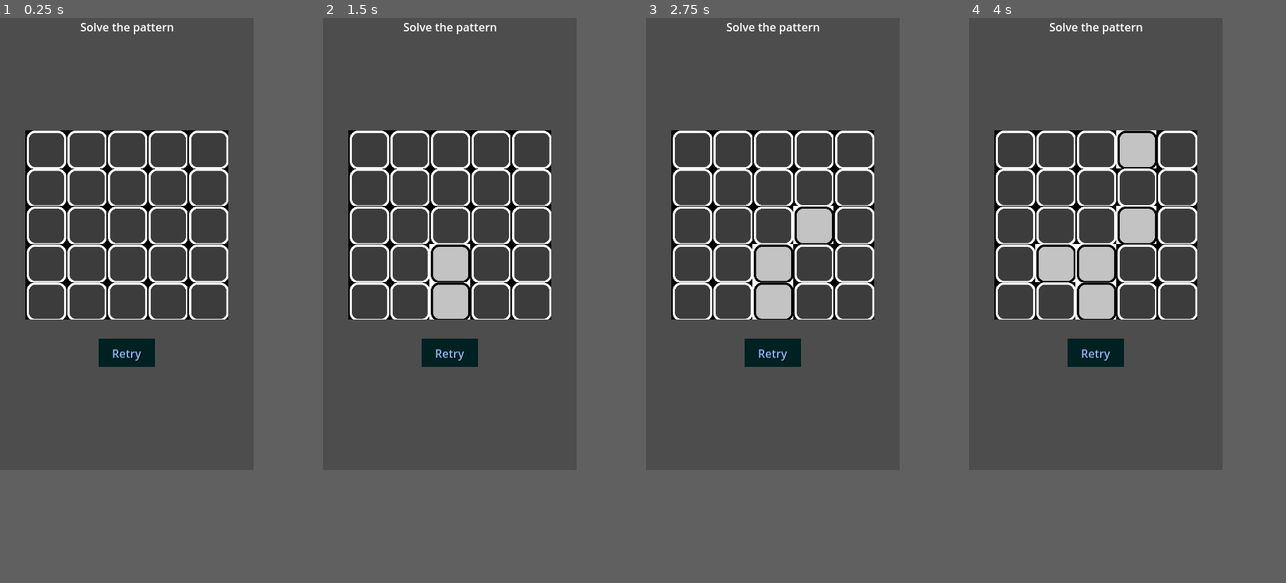
Above: before the commit, frames 1-4 (left to right).
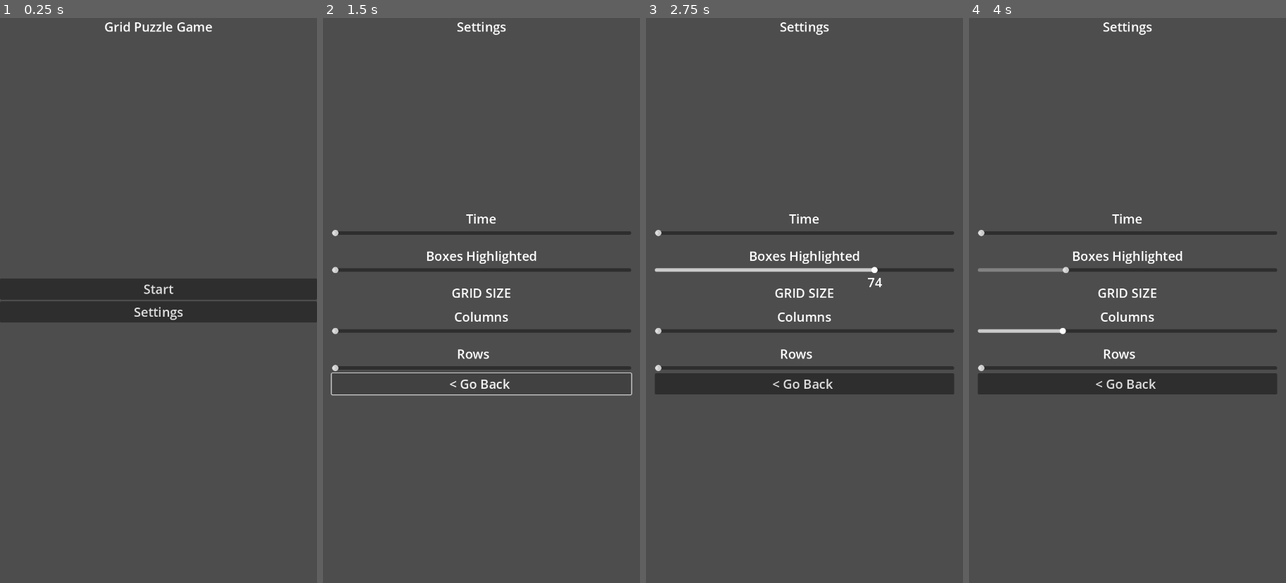
Above: after the commit, the same moments.

Repository: muhammadsaleh14/GridPuzzleGameGodot
Game: Godot game, scene res://assets/main_menu.tscn
The game is run twice, just before and just after one commit, with the same random seed, the same clock (stepped at 60 frames per second) and the same inputs. Before the commit the project starts from res://main.tscn.
Inputs (mouse positions are in pixels of both pictures, inside the frame that each line leads up to):
- Up to frame 1 (0.25 s): no input
- Up to frame 2 (1.5 s): click (449, 255) at 0.5 s, where only the run after the commit has a clickable "Settings"; click (449, 311) at 1.25 s, where only the run after the commit has a clickable "< Go Back"
- Up to frame 3 (2.75 s): move the mouse to (829, 221) at 2.02 s; press the mouse at (829, 221) at 2.03 s
- Up to frame 4 (4 s): tap Enter at 2.75 s; move the mouse to (1045, 266) at 2.77 s; release the mouse at (1045, 266) at 2.78 s; click (1045, 266) at 2.85 s; tap Space at 3.5 s; move the mouse to (1121, 142) at 3.52 s; press the mouse at (1121, 142) at 3.53 s
In our replay, the window is 360x640 before the commit and 450x800 after it. These sizes can differ from the game's own. Grey fills any space a smaller window leaves; there, only what the larger window draws over its background counts as a difference.

The runs differ from the first frame. In frame 1, 9.7% of the frame differs, in the area x 0-100%, y 0-62%; in frame 2, 10%; in frame 3, 14%; in frame 4, 15%, in the area x 2-98%, y 0-67%.
Error after the commit: Parse Error: There is already a variable named "err" declared in this scope. (res://scripts/settings.gd:18)

Commit message:
changing save method

Diff:
--- a/assets/main_menu.tscn
+++ b/assets/main_menu.tscn
@@ -1,7 +1,8 @@
-[gd_scene load_steps=7 format=3 uid="uid://dko01urihrmd0"]
+[gd_scene load_steps=8 format=3 uid="uid://dko01urihrmd0"]
 
 [ext_resource type="Texture2D" uid="uid://blpsmfngmy7g0" path="res://textures/block.tres" id="1_6hca5"]
 [ext_resource type="Script" path="res://scripts/main_menu.gd" id="1_8447g"]
+[ext_resource type="Theme" uid="uid://d16l6kwqf0nby" path="res://fontTheme/new_theme.tres" id="3_xy72n"]
 
 [sub_resource type="CanvasItemMaterial" id="CanvasItemMaterial_enbc7"]
 particles_animation = true
@@ -49,7 +50,8 @@
 
 [node name="GPUParticles2D" type="GPUParticles2D" parent="Node2D"]
 material = SubResource("CanvasItemMaterial_enbc7")
-position = Vector2(184, -75)
+position = Vector2(357, -57)
+scale = Vector2(2.92169, 0.0508408)
 amount = 60
 process_material = SubResource("ParticleProcessMaterial_esn15")
 texture = ExtResource("1_6hca5")
@@ -57,23 +59,22 @@
 
 [node name="VBoxContainer" type="VBoxContainer" parent="."]
 layout_mode = 1
-anchors_preset = 8
-anchor_left = 0.5
+anchors_preset = 14
 anchor_top = 0.5
-anchor_right = 0.5
+anchor_right = 1.0
 anchor_bottom = 0.5
-offset_left = -68.0
-offset_top = -46.5
-offset_right = 68.0
-offset_bottom = 46.5
+offset_top = -33.0
+offset_bottom = 33.0
 grow_horizontal = 2
 grow_vertical = 2
 
 [node name="MarginContainer2" type="MarginContainer" parent="VBoxContainer"]
 layout_mode = 2
+size_flags_vertical = 4
 
 [node name="Start" type="Button" parent="VBoxContainer/MarginContainer2"]
 layout_mode = 2
+theme = ExtResource("3_xy72n")
 text = "Start"
 
 [node name="MarginContainer3" type="MarginContainer" parent="VBoxContainer"]
@@ -81,6 +82,7 @@
 
 [node name="Settings" type="Button" parent="VBoxContainer/MarginContainer3"]
 layout_mode = 2
+theme = ExtResource("3_xy72n")
 text = "Settings"
 
 [node name="MarginContainer" type="MarginContainer" parent="."]
@@ -95,6 +97,7 @@
 
 [node name="Label" type="Label" parent="MarginContainer"]
 layout_mode = 2
+theme = ExtResource("3_xy72n")
 text = "Grid Puzzle Game"
 horizontal_alignment = 1
 
--- a/assets/settings.tscn
+++ b/assets/settings.tscn
@@ -1,8 +1,9 @@
-[gd_scene load_steps=8 format=3 uid="uid://b7bkq10h20ttv"]
+[gd_scene load_steps=9 format=3 uid="uid://b7bkq10h20ttv"]
 
 [ext_resource type="Script" path="res://scripts/settings.gd" id="1_r7hsq"]
 [ext_resource type="Texture2D" uid="uid://blpsmfngmy7g0" path="res://textures/block.tres" id="2_2tbdu"]
 [ext_resource type="Script" path="res://addons/SliderLabel/SliderLabel.gd" id="2_d0ghn"]
+[ext_resource type="Theme" uid="uid://d16l6kwqf0nby" path="res://fontTheme/new_theme.tres" id="3_ob386"]
 
 [sub_resource type="CanvasItemMaterial" id="CanvasItemMaterial_geg0i"]
 particles_animation = true
@@ -50,7 +51,8 @@
 
 [node name="GPUParticles2D" type="GPUParticles2D" parent="Node2D"]
 material = SubResource("CanvasItemMaterial_geg0i")
-position = Vector2(184, -75)
+position = Vector2(363, -41)
+scale = Vector2(-2.2141, -0.159171)
 amount = 60
 process_material = SubResource("ParticleProcessMaterial_m36al")
 texture = ExtResource("2_2tbdu")
@@ -91,6 +93,7 @@
 
 [node name="Time" type="Label" parent="MarginContainer/VBoxContainer/MarginContainer4/VBoxContainer"]
 layout_mode = 2
+theme = ExtResource("3_ob386")
 text = "Time"
 horizontal_alignment = 1
 
@@ -206,20 +209,26 @@
 max_value = 50.0
 
 [node name="SliderLabel" type="Label" parent="MarginContainer/VBoxContainer/MarginContainer2/VBoxContainer/RowSlider"]
-offset_left = 146.0
-offset_top = 20.0
-offset_right = 174.0
-offset_bottom = 43.0
-size_flags_horizontal = 4
-text = "100"
-horizontal_alignment = 1
-vertical_alignment = 1
-script = ExtResource("2_d0ghn")
-placement = 1
-separation = 0
-metadata/_edit_initialized_ = true
+layout_mode = 0
+offset_left = 146.0
+offset_top = 20.0
+offset_right = 174.0
+offset_bottom = 43.0
+size_flags_horizontal = 4
+text = "100"
+horizontal_alignment = 1
+vertical_alignment = 1
+script = ExtResource("2_d0ghn")
+placement = 1
+separation = 0
+metadata/_edit_initialized_ = true
+
+[node name="BackButton" type="Button" parent="MarginContainer/VBoxContainer"]
+layout_mode = 2
+text = "< Go Back "
 
 [connection signal="value_changed" from="MarginContainer/VBoxContainer/MarginContainer4/VBoxContainer/TimeSlider" to="." method="_on_time_slider_value_changed"]
 [connection signal="value_changed" from="MarginContainer/VBoxContainer/MarginContainer3/VBoxContainer/BoxesSlider" to="." method="_on_boxes_slider_value_changed"]
 [connection signal="value_changed" from="MarginContainer/VBoxContainer/MarginContainer/VBoxContainer/ColumnSlider" to="." method="_on_column_slider_value_changed"]
 [connection signal="value_changed" from="MarginContainer/VBoxContainer/MarginContainer2/VBoxContainer/RowSlider" to="." method="_on_row_slider_value_changed"]
+[connection signal="pressed" from="MarginContainer/VBoxContainer/BackButton" to="." method="_on_back_button_pressed"]
--- a/assets/test.tscn
+++ b/assets/test.tscn
@@ -8,10 +8,11 @@
 script = ExtResource("1_jafd7")
 
 [node name="Block" parent="." instance=ExtResource("2_4ki7e")]
-position = Vector2(-60, 0)
+position = Vector2(-75, -32)
 
 [node name="Block2" parent="." instance=ExtResource("2_4ki7e")]
+position = Vector2(-75, 14)
 
 [node name="Block3" parent="." instance=ExtResource("2_4ki7e")]
-position = Vector2(66, 0)
+position = Vector2(-75, 60)
 scale = Vector2(0.519025, 0.319025)
--- /dev/null
+++ b/fontTheme/new_theme.tres
@@ -0,0 +1,4 @@
+[gd_resource type="Theme" format=3 uid="uid://d16l6kwqf0nby"]
+
+[resource]
+default_font_size = 29
--- a/main.tscn
+++ b/main.tscn
@@ -15,30 +15,30 @@
 
 [node name="CanvasLayer" type="CanvasLayer" parent="."]
 
-[node name="SubmitMarginContainer" type="MarginContainer" parent="CanvasLayer"]
-anchors_preset = 5
-anchor_left = 0.5
-anchor_right = 0.5
-offset_left = -31.5
-offset_right = 31.5
-offset_bottom = 31.0
-grow_horizontal = 2
-
 [node name="MarginContainer" type="MarginContainer" parent="CanvasLayer"]
 anchors_preset = 5
 anchor_left = 0.5
 anchor_right = 0.5
-offset_left = -0.5
-offset_right = 0.5
-offset_bottom = 24.0
+offset_left = -109.0
+offset_right = 109.0
+offset_bottom = 41.0
 grow_horizontal = 2
 theme_override_constants/margin_top = 1
 
 [node name="Label" type="Label" parent="CanvasLayer/MarginContainer"]
 layout_mode = 2
-size_flags_horizontal = 4
+size_flags_horizontal = 8
+size_flags_vertical = 1
+
+[node name="MarginContainer2" type="MarginContainer" parent="CanvasLayer"]
+anchors_preset = 15
+anchor_right = 1.0
+anchor_bottom = 1.0
+grow_horizontal = 2
+grow_vertical = 2
 
 [node name="SubmitNode2D" type="Node2D" parent="."]
+visible = false
 
 [node name="SubmitButton" type="TouchScreenButton" parent="SubmitNode2D"]
 shape = SubResource("RectangleShape2D_ohkry")
@@ -49,9 +49,9 @@
 anchor_top = 0.5
 anchor_right = 0.5
 anchor_bottom = 0.5
-offset_left = -35.0
+offset_left = -60.0
 offset_top = -15.0
-offset_right = 35.0
+offset_right = 60.0
 offset_bottom = 15.0
 grow_horizontal = 2
 grow_vertical = 2
@@ -84,10 +84,10 @@
 anchor_top = 0.5
 anchor_right = 0.5
 anchor_bottom = 0.5
-offset_left = -40.0
-offset_top = -20.0
-offset_right = 40.0
-offset_bottom = 20.0
+offset_left = -80.0
+offset_top = -25.0
+offset_right = 80.0
+offset_bottom = 25.0
 grow_horizontal = 2
 grow_vertical = 2
 color = Color(0, 0.129412, 0.129412, 1)
@@ -100,7 +100,7 @@
 grow_vertical = 2
 theme_override_colors/font_color = Color(0.545098, 0.752941, 1, 1)
 theme_override_colors/font_shadow_color = Color(0, 0, 0, 1)
-text = "Retry"
+text = "Play again"
 
 [connection signal="timeout" from="Timer" to="." method="_on_timer_timeout"]
 [connection signal="pressed" from="SubmitNode2D/SubmitButton" to="." method="_on_submit_button_pressed"]
--- a/project.godot
+++ b/project.godot
@@ -11,20 +11,24 @@
 [application]
 
 config/name="GridPuzzle"
-run/main_scene="res://main.tscn"
+run/main_scene="res://assets/main_menu.tscn"
 config/features=PackedStringArray("4.2", "Mobile")
 config/icon="res://icon.svg"
 
 [display]
 
-window/size/viewport_width=360
-window/size/viewport_height=640
-window/stretch/mode="viewport"
-window/stretch/aspect="expand"
+window/size/viewport_width=720
+window/size/viewport_height=1280
+window/size/mode=2
+window/handheld/orientation=1
 
 [editor_plugins]
 
 enabled=PackedStringArray("res://addons/SliderLabel/plugin.cfg")
+
+[gui]
+
+theme/custom="res://fontTheme/new_theme.tres"
 
 [input]
 
@@ -42,3 +46,4 @@
 [rendering]
 
 renderer/rendering_method="mobile"
+textures/vram_compression/import_etc2_astc=true
--- /dev/null
+++ b/resources/config.gd
@@ -0,0 +1,18 @@
+#class_name config
+#@export var rows: int = 5
+#@export var columns: int = 5
+#@export var time:int = 2
+#@export var boxes:int = 5
+## Create new user_configFile object.
+#var user_config = ConfigFile.new()
+#
+#func save() -> void:
+	#user_config.save(self, "user://user_config.tres")
+#
+#static func load_or_create() -> :
+	#var res: UserPreferences = load("user://user_prefs.tres") as UserPreferences
+	#if !res:
+		#res = UserPreferences.new()
+	#return res
+## Store some values.
+#user_config.set_value("rows", 4)
--- a/resources/user_preferences.gd
+++ b/resources/user_preferences.gd
@@ -1,9 +1,8 @@
 class_name UserPreferences extends Resource
-
-var rows: int = 5
-var columns: int = 5
-var time:int = 5
-var boxes:int = 5
+@export var rows: int = 5
+@export var columns: int = 5
+@export var time:int = 2
+@export var boxes:int = 5
 
 func save() -> void:
 	ResourceSaver.save(self, "user://user_prefs.tres")
--- a/scripts/main.gd
+++ b/scripts/main.gd
@@ -14,7 +14,7 @@
 var cell_size:Vector2
 var highlighted_blocks_index = []
 var user_clicked_blocks_index = []
-var select_mode = false
+var select_mode = true
 
 
 func _ready():
@@ -23,6 +23,12 @@
 	grid_size.y = user_prefs.rows
 	level_time = user_prefs.time
 	num_blocks_to_highlight = user_prefs.boxes
+	#
+	#grid_size.x = 5
+	#grid_size.y = 5
+	#level_time = 5
+	#num_blocks_to_highlight = 6
+	#
 
 	var node: Node2D = block.instantiate()
 	var texture_sprite: Sprite2D = node.get_node("TextureSprite")
@@ -53,8 +59,6 @@
 	#center blocks
 	var center_pos = get_viewport().get_size() / 2.0
 
-
-
 	var adjustable_row_length = (cell_size.x * grid_size.x) /2
 	var adjustable_col_length = (cell_size.y * grid_size.y) /2
 
@@ -75,7 +79,7 @@
 			block_node.position = Vector2(col * cell_size.x, row * cell_size.y)
 			$Blocks.add_child(block_node)
 
-	_on_timer_timeout()
+	_on_restart_button_pressed()
 
 func _on_block_pressed (block_node:Node2D):
 	if select_mode == true:
@@ -106,6 +110,8 @@
 	var DarkRed = Color(0.83,0.17,0.0,1)
 	var Teal = Color(0.1, 0.566, 0.246,1)
 	$RestartNode2D.visible = true
+	$SubmitNode2D.visible = false
+
 	if correct_solution:
 		$RestartNode2D/RestartButton/RestartLabel.text = "Play Again"
 		color_rect.color = Teal
@@ -118,10 +124,6 @@
 	$RestartNode2D.visible = false
 	reset_highlight_blocks()
 	_on_timer_timeout()
-
-
-
-
 
 
 func _on_timer_timeout():
--- a/scripts/main_menu.gd
+++ b/scripts/main_menu.gd
@@ -3,7 +3,8 @@
 
 # Called when the node enters the scene tree for the first time.
 func _ready():
-	pass # Replace with function body.
+	if not DirAccess.dir_exists_absolute("user://user_prefs.tres"):
+		DirAccess.make_dir_absolute("user://user_prefs.tres")
 
 
 # Called every frame. 'delta' is the elapsed time since the previous frame.
--- a/scripts/settings.gd
+++ b/scripts/settings.gd
@@ -9,6 +9,14 @@
 var user_prefs: UserPreferences
 
 func _ready():
+	var config = ConfigFile.new()
+	var err = config.load("user://scores.cfg")
+	if err != OK:
+		var rows = config.get_value("user","rows")
+
+# Load data from a file.
+	var err = config.load("user://scores.cfg")
+
 	#rows
 	row_slider.min_value = 1
 	row_slider.max_value = 50
@@ -18,8 +26,12 @@
 	#time_slider
 	time_slider.min_value = 1
 	time_slider.max_value = 30
+	#boxes
+	box_slider.min_value = 1
+	box_slider.max_value = row_slider.value * column_slider.value
 
 	user_prefs = UserPreferences.load_or_create()
+	print("userpref", user_prefs.columns)
 	if row_slider:
 		row_slider.value = user_prefs.rows
 	if column_slider:
@@ -30,11 +42,11 @@
 		box_slider.value = user_prefs.boxes
 
 	#boxes slider
-	box_slider.min_value = 1
-	box_slider.max_value = row_slider.value * column_slider.value
+
 
 func _on_row_slider_value_changed(value):
 	if user_prefs:
+		print("value",value)
 		user_prefs.rows = value
 		user_prefs.save()
 	adjust_box_slider_value()
@@ -63,3 +75,8 @@
 	if user_prefs:
 		user_prefs.boxes = value
 		user_prefs.save()
+
+
+func _on_back_button_pressed():
+	print("bakc button pressde")
+	get_tree().change_scene_to_file("res://assets/main_menu.tscn")
--- a/scripts/test.gd
+++ b/scripts/test.gd
@@ -4,6 +4,8 @@
 var invert_shader = preload("res://shaders/block.gdshader")
 var missed_selection = preload("res://shaders/missed_selection.gdshader")
 var correct_selection = preload("res://shaders/correct_selection.gdshader")
+
+var block := preload("res://assets/block.tscn")
 
 
 # Called when the node enters the scene tree for the first time.
@@ -21,6 +23,12 @@
 	texture_sprite3.material = ShaderMaterial.new()
 	texture_sprite3.material.shader = correct_selection
 
+	var block_node := block.instantiate()
+	block_node.position = Vector2(-75,140)
+	block_node.scale = Vector2(0.3,0.3)
+	print(block_node.position)
+	add_child(block_node)
+
 # Called every frame. 'delta' is the elapsed time since the previous frame.
 func _process(delta):
 	pass
Not shown, added: GridPuzzle.apk
Not shown, added: GridPuzzle.apk.idsig
Not shown, added: GridPuzzle.console.exe
Not shown, added: GridPuzzle.exe
Not shown, added: GridPuzzle.pck
